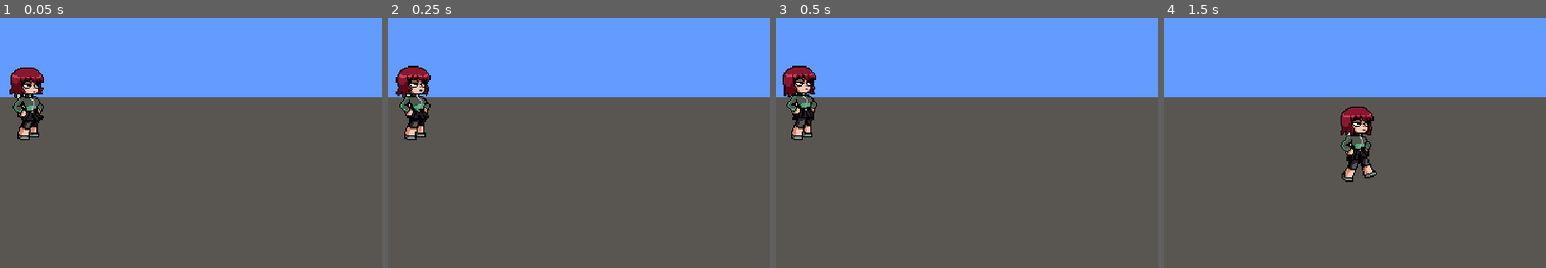
Above: before the commit, frames 1-4 (left to right).
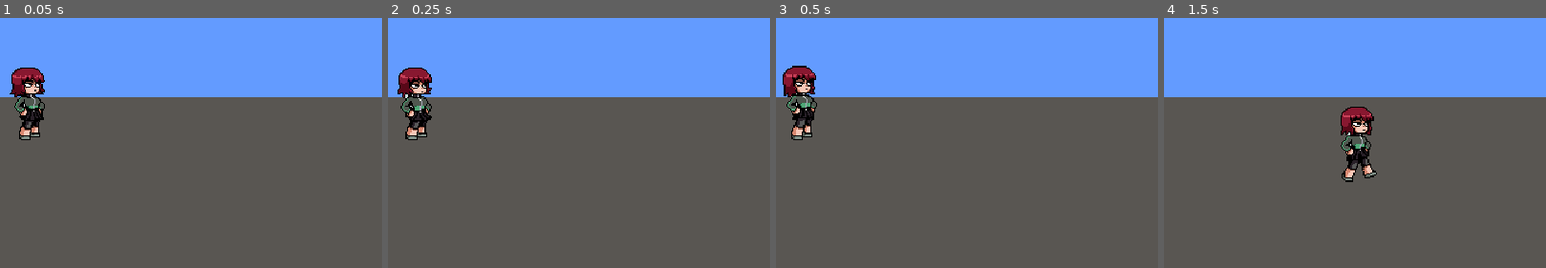
Above: after the commit, the same moments.

Repository: WarrenWarrens/CC
Game: Godot game, scene res://Scenes/WorldOne.tscn
Two runs of this game, one before a commit and one after it. Both use one fixed random seed, a clock stepped at 60 frames per second and the inputs below. This scene is started directly instead of the project's main scene.
Inputs (mouse positions are % of the whole screen's width and height, from its top left):
- Up to frame 1 (0.05 s): no input
- Up to frame 2 (0.25 s): no input
- Up to frame 3 (0.5 s): no input
- Up to frame 4 (1.5 s): tap Enter (ui_accept) at 0.5, 0.77 s; move the mouse to (72, 37) at 0.52 s; hold D (right) 0.53-1.28 s; tap Q (dodge) at 0.6 s; move the mouse to (30, 48) at 1.27 s; hold S (down) from 1.28 s (still down); tap E (guard) at 1.35 s
The pictures show only the part of the screen within x 25-75%, y 27-77%; the shares and areas given below are measured in that part.

The runs differ from the first frame. In frame 1, 0.9% of the frame differs, in the area x 2-12%, y 19-49%; in frame 2, 1.0%; in frame 3, nothing differs; in frame 4, nothing differs.

Commit message:
Added player stats

Diff:
--- /dev/null
+++ b/PlayerStats.gd
@@ -0,0 +1,38 @@
+extends Node
+
+var health = 100
+var max_health = 200
+var action = true
+
+func reset():
+	health = 100
+	action = true
+
+func _ready() -> void:
+	pass
+
+func _process(delta: float) -> void:
+	pass
+
+func take_damage(amount: int):
+	var damage_to_health = amount
+	change_health(-damage_to_health)
+
+	if health <= 0:
+		game_over()
+
+func game_over():
+	reset()
+	get_tree().reload_current_scene()
+
+func change_health(amount: int):
+	health = clamp(health + amount, 0, max_health)
+
+func change_action(value: int):
+	action = (value == 1)
+
+func get_health() -> String:
+	return str(health)
+
+func get_action() -> bool:
+	return action
--- a/Scenes/Player.tscn
+++ b/Scenes/Player.tscn
@@ -367,7 +367,7 @@
 texture_filter = 1
 sprite_frames = SubResource("SpriteFrames_vyp0t")
 animation = &"Idle"
-frame_progress = 0.73301446
+frame_progress = 0.06308552
 offset = Vector2(0, -32)
 
 [node name="Hitbox" type="Area2D" parent="Visuals" unique_id=801768740]
--- a/Script/Player.gd
+++ b/Script/Player.gd
@@ -110,12 +110,13 @@
 
 func take_damage(amount, knockback_dir):
 	if current_state == State.GUARDING or current_state == State.DODGING:
-		return
+		PlayerStats.take_damage(amount/2)
 	hitbox.set_deferred("monitoring", false)
 	current_state = State.STUNNED
 	body_sprite.play("Stun")
 	velocity = knockback_dir * 200
 	get_tree().create_timer(0.5).timeout.connect(func(): current_state = State.NORMAL)
+	PlayerStats.take_damage(amount)
 
 
 func _on_body_animation_finished():
--- a/project.godot
+++ b/project.godot
@@ -14,6 +14,10 @@
 run/main_scene="uid://d1exggoon56x5"
 config/features=PackedStringArray("4.7", "GL Compatibility")
 config/icon="res://icon.svg"
+
+[autoload]
+
+PlayerStats="*uid://bycay211ygd3"
 
 [display]
 
Not shown, added: PlayerStats.gd.uid
